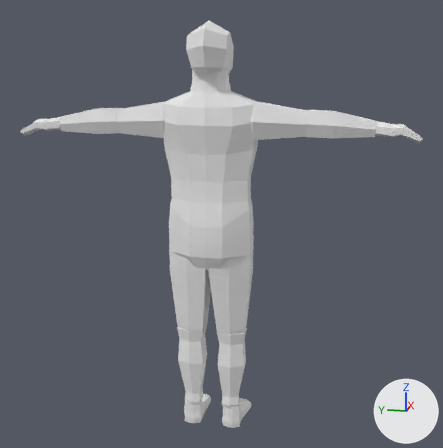
The FBX model Assets/Art/AnimationClips/Enemy1.fbx as it was, and as the next commit left it.
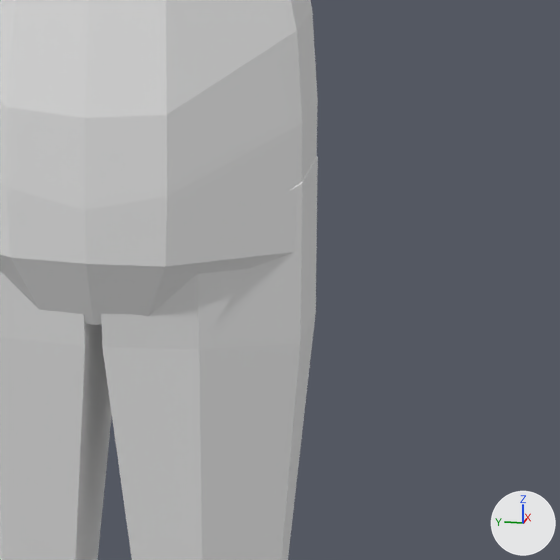
There are two pictures of each version: one whole from a 50 mm camera at (-5.34, -1.16, 1.05) aimed at (0.11, -0.07, -0.31), one close up on the part from 42% to 69% of the width and 45% to 71% of the height. Every picture has the same lights, and +X, +Y and +Z are marked at lower right.

The older version as bpy lines, for what is in view:
```python
me_cube_001 = bpy.data.meshes.new('Cube.001')
me_cube_001.from_pydata(...)  # 552 vertices, 528 faces; spans x -0.13..0.63, y -1.78..1.78, z -2.31..1.48
me_cube_001.materials.append(mat_material)  # white #e7e7e7
ob_head = bpy.data.objects.new('Head', me_cube_001)
ob_head.location = (-0.185, 0.0, 0.0)
```
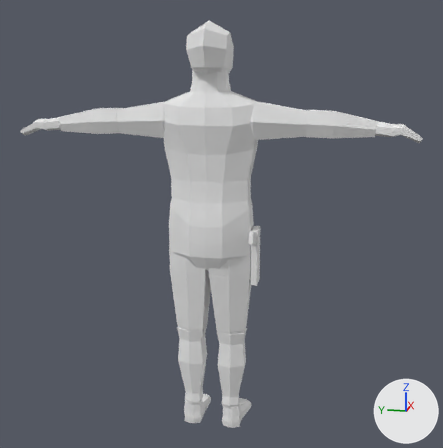
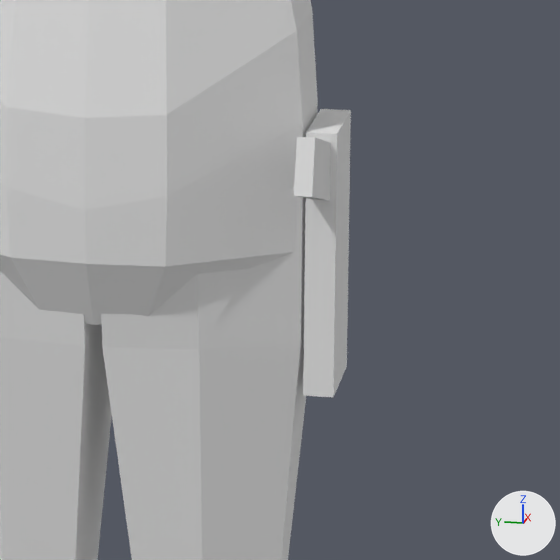
Pixel boxes [x1, y1, x2, y2] of what changed, in the close-ups (560 x 560 px):
'Head', reshaped: before [0, 0, 318, 560]; after [0, 0, 351, 560]
part 1 of me_cube_001, added: after [303, 109, 351, 397]
part 2 of me_cube_001, added: after [294, 137, 330, 200]

The change, as a list of edits to the scene's bpy script:
```text
Change me_cube_001:
    where me_cube_001.from_pydata(...)  # 552 vertices, 528 faces; spans x -0.13..0.63, y -1.78..1.78, z -2.31..1.48
    used by ob_head; location = (-0.185, 0.0, 0.0)
    verts and faces of me_cube_001; kept vertices keep their numbers, new ones are numbered from 552
    me_cube_001 part 1: a new loose piece, a box spanning x 0.091..0.275, y -0.439..-0.382, z -0.818..-0.306, in mat_material (white #e7e7e7)
    me_cube_001 part 2
    add verts[552] = (-0.1, -0.43, -0.26)  # pixel (315, 137)
    add verts[553] = (0.18, -0.43, -0.35)
    add verts[554] = (-0.13, -0.43, -0.37)  # pixel (312, 197)
    add verts[555] = (0.15, -0.43, -0.45)
    add for new, old in zip([*range(556, 560)], [*range(552, 556)]): verts[new] = verts[old] + (0.0, 0.04, 0.0)
    add faces += [(552, 553, 557, 556), (556, 557, 559, 558), (554, 558, 559, 555), (552, 554, 555, 553), (552, 556, 558, 554), (553, 555, 559, 557)]
```
